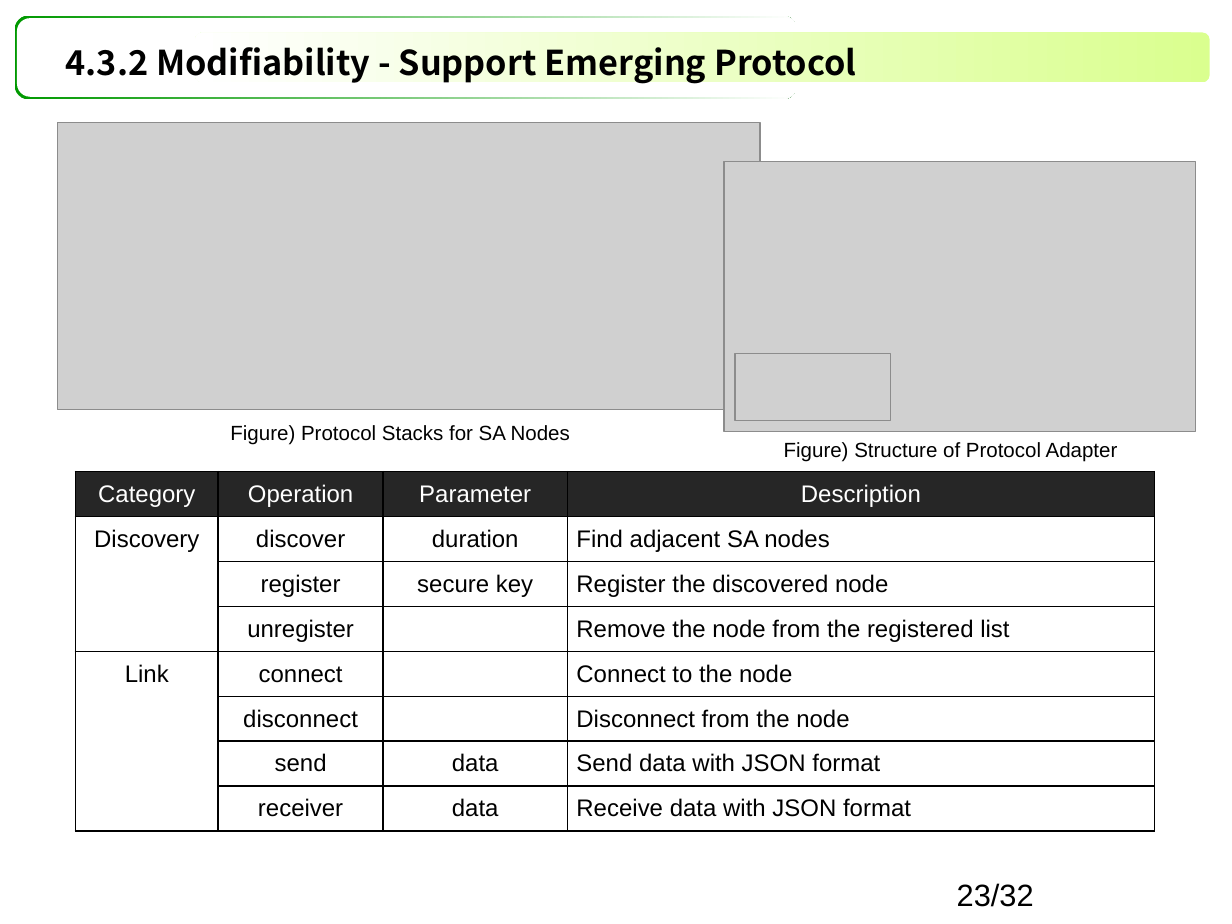
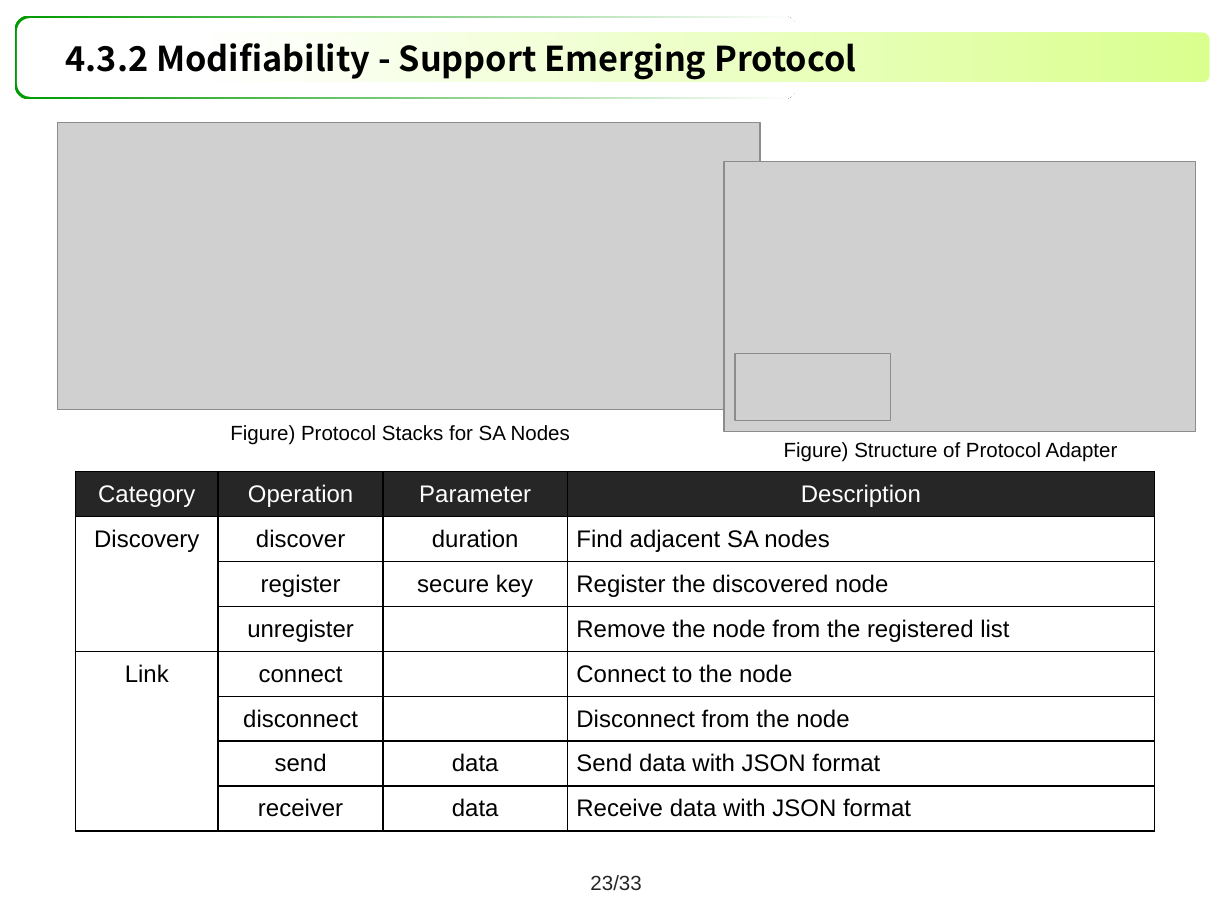
Before and after one commit to youkkwon/smarthome, a slide deck: slide 23 of doc/Docs/IoT System Final Presentation_06271447.pptx. Drawn at 1232x924 pixels with LibreOffice and Linux fonts; fonts in the diff are those of the drawing; grey boxes stand for pictures. Boxes give left, top, right and bottom in pixels: in the first picture for what was removed or moved away, otherwise in the second. Text is boxed around its words. In the diff, an @@ line names an element or a change of style, - is before the commit and + after.

```diff
--- a/doc/Docs/IoT System Final Presentation_06271447.pptx
+++ b/doc/Docs/IoT System Final Presentation_06271447.pptx
@@ title "4.3.2 Modifiability - Support Emerging ...": place and size @@
-title "4.3.2 Modifiability - Support Emerging ..." at bbox=[66, 47, 856, 85]
+title "4.3.2 Modifiability - Support Emerging ..." at bbox=[66, 43, 856, 80]
@@ page number added at bbox=[590, 875, 641, 890], 12 pt, text #262626 @@
+23/33
@@ page number removed at bbox=[957, 883, 1034, 907] @@
-23/32
```
Also in this commit, not shown: 39 other slides changed.
